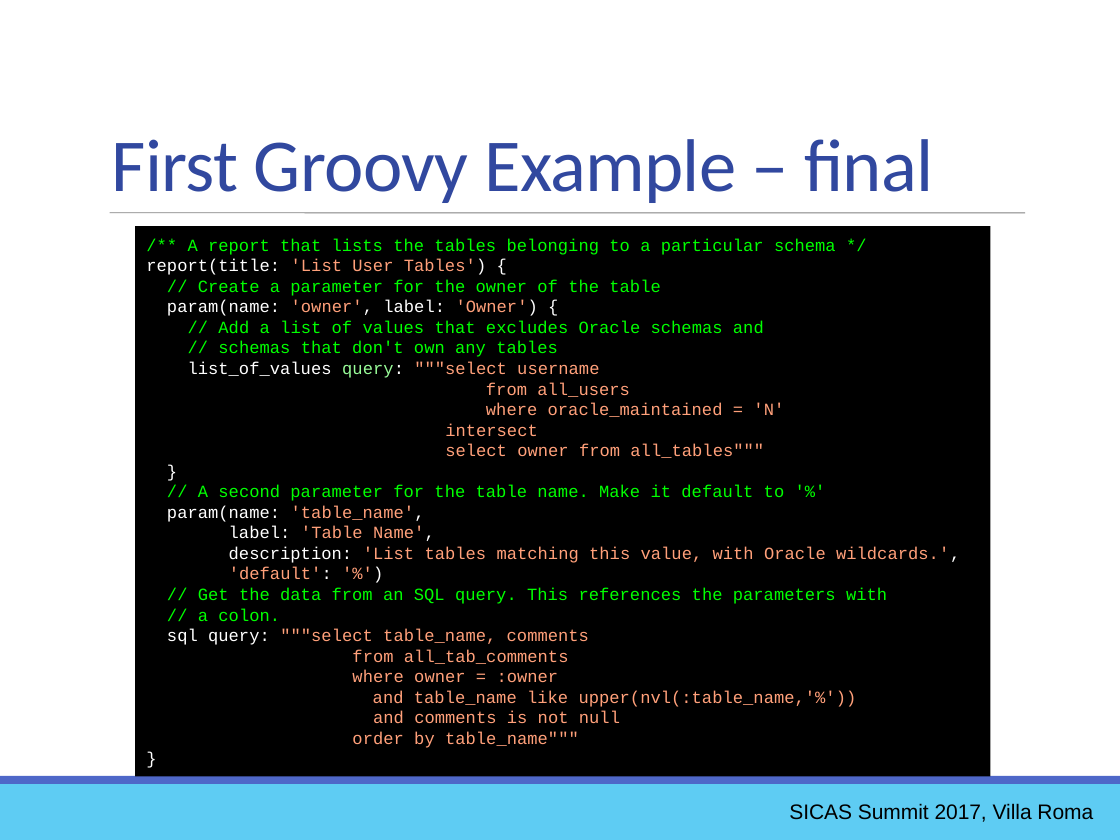
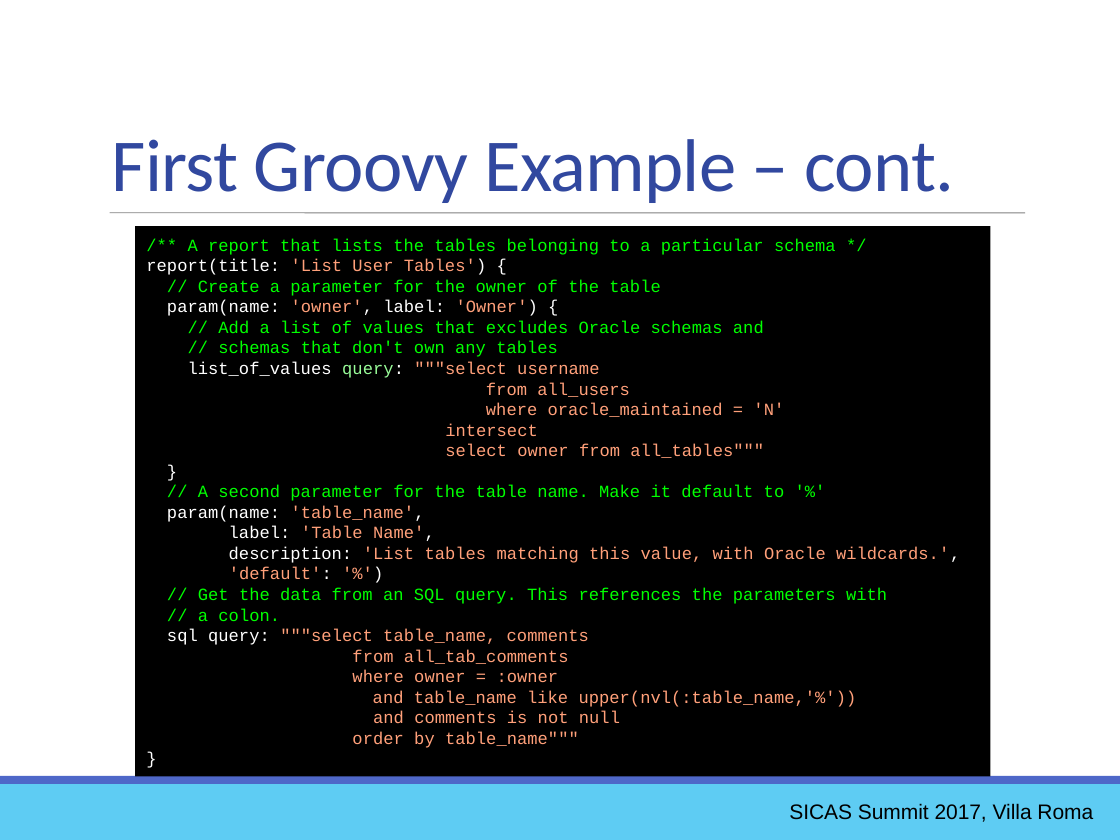
Before and after one commit to ewcole/simple_report, a slide deck: slide 18 of docs/SICAS_2017/Cole_Drop-In Reporting with Groovy.pptx. Drawn at 1120x840 pixels with LibreOffice and Linux fonts; fonts in the diff are those of the drawing. Boxes give left, top, right and bottom in pixels: in the first picture for what was removed or moved away, otherwise in the second. Text is boxed around its words. In the diff, an @@ line names an element or a change of style, - is before the commit and + after.

Commit message:
Complete Groovy SQL and dynamic SQL examples

```diff
--- a/docs/SICAS_2017/Cole_Drop-In Reporting with Groovy.pptx
+++ b/docs/SICAS_2017/Cole_Drop-In Reporting with Groovy.pptx
@@ text at [112,139,954,203]: text changed @@
-First Groovy Example – final
+First Groovy Example – cont.
```
Also in this commit, not shown: 9 other slides changed, 2 slides added, 3 slides removed, 1 other file.
